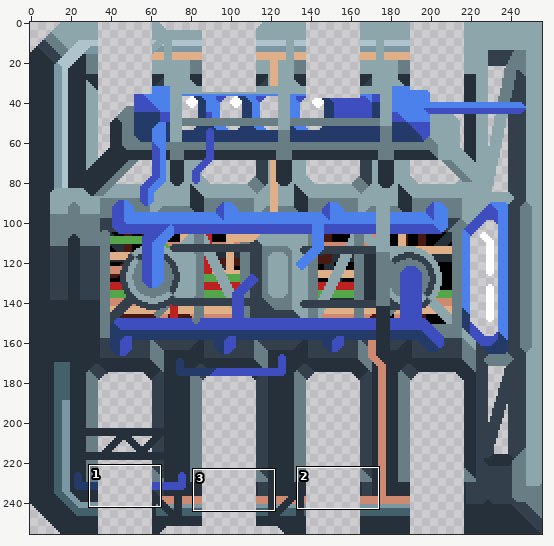
Two states of a sprite sheet, main/assets-raw/sprites/blocks/power/petrolEngine/petroleum-engine-top.png. The first picture is a wide view before the edit; the outline marks the close-up.
Close-up. Before the commit:
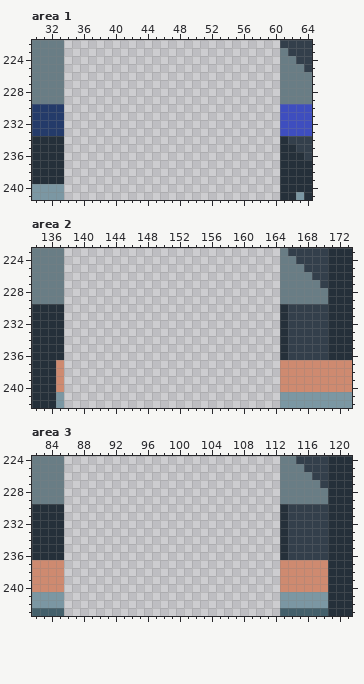
The file is 256x256 pixels. Colours within 5 levels of each other are drawn and written as one. Shown: area 1: x 30..64, y 222..241; area 2: x 134..173, y 223..242; area 3: x 82..121, y 224..243. The commit also changed other parts of the picture, which this record leaves out.
The same view after the edit:
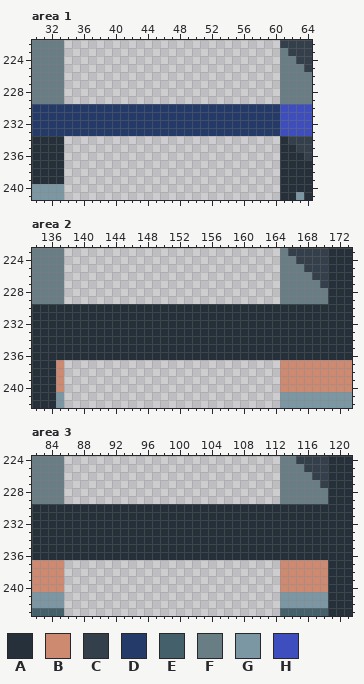
Palette (. is transparent): A #25303a  B #ce8a70  C #333f4b  D #243b6a  E #44606b  F #697d85  G #7b97a3  H #3e4ebf
Edits made:
Area 1:
There is now colour D in rows 230 to 233 at x 34 to 60.
Area 2:
There is now colour A in rows 230 to 236 at x 138 to 164.
The edit turns colour C into colour A in rows 230 to 236 at x 166 to 170.
Area 3:
There is now colour A in rows 230 to 236 at x 86 to 112.
The edit turns colour C into colour A in rows 230 to 236 at x 114 to 118.
Boxes around the changes in both close-ups, in picture pixels (x1, y1, x2, y2):
added: (64, 104, 280, 136)
changed: (64, 304, 328, 360)
changed: (64, 504, 328, 560)
